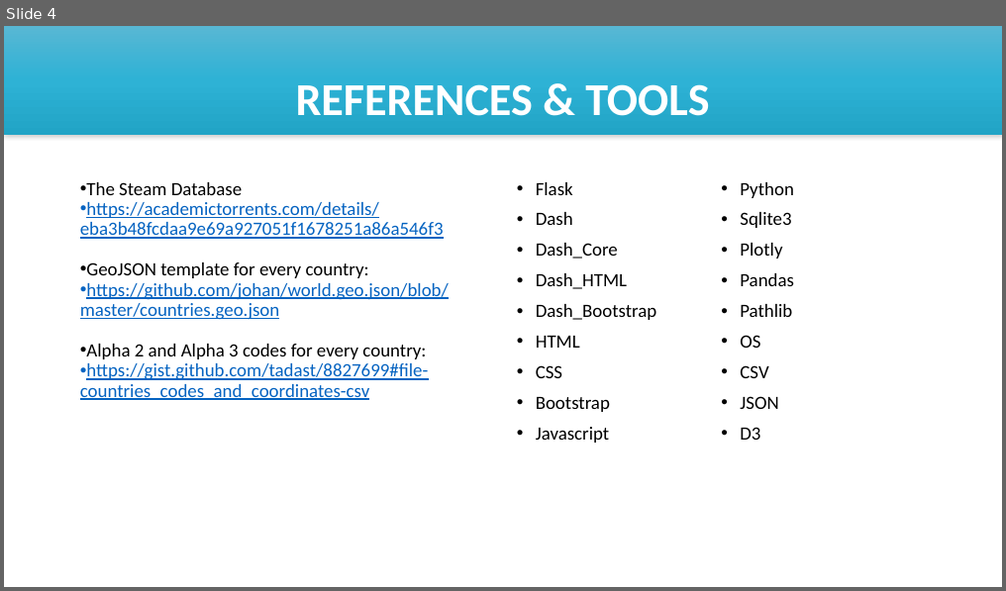
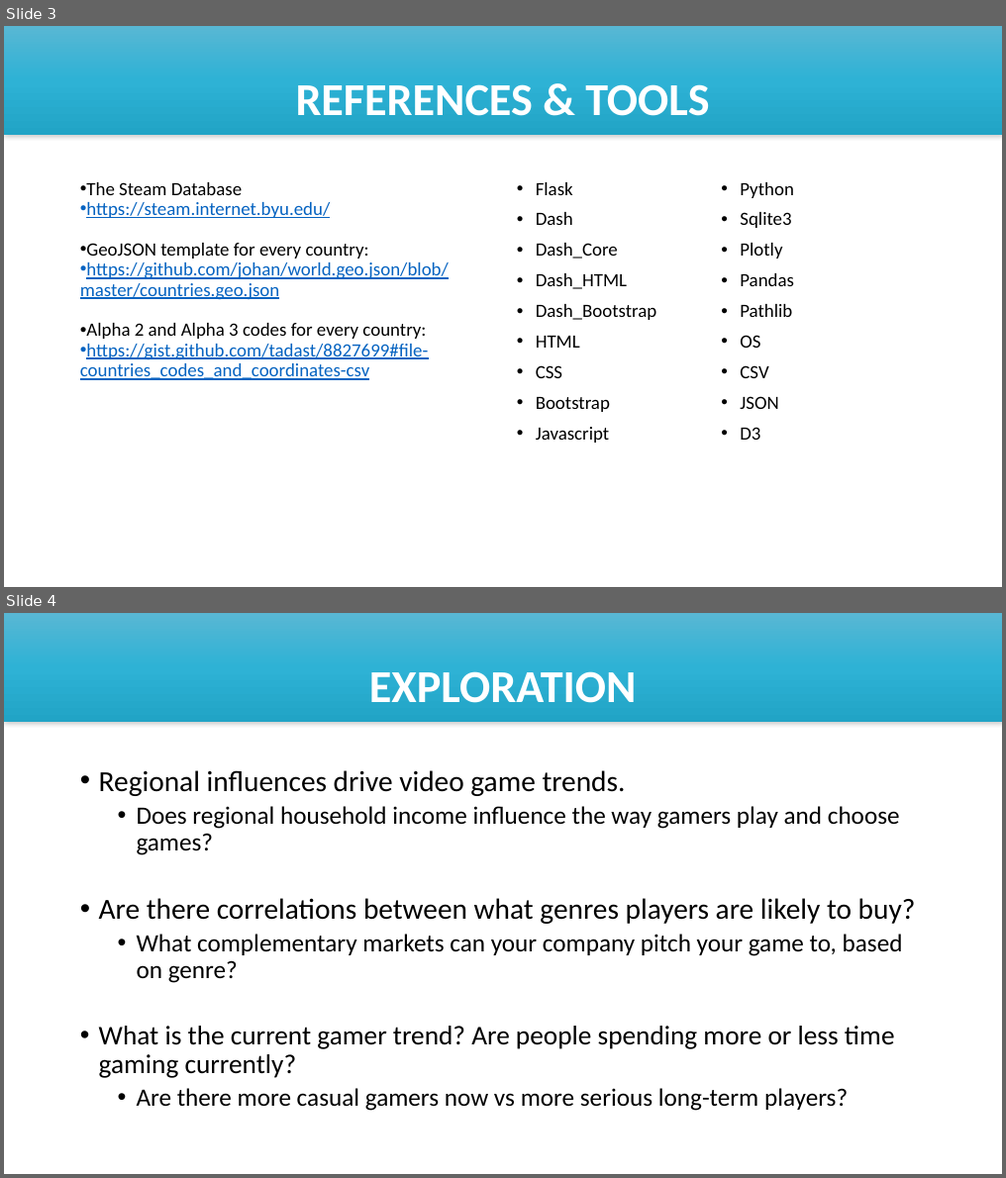
Before and after one commit to tritchlin/steam_analysis, a slide deck: STEAM ANALYSIS DASHBOARD.pptx. Shown one above the other, each under a label of ours: slide 4 before the commit, slides 3 and 4 after it. The pictures are 1006x591 and 1006x1178 pixels, drawn with LibreOffice and Linux fonts; fonts in the diff are those of the drawing. Boxes give left, top, right and bottom in pixels: in the first picture for what was removed or moved away, otherwise in the second. Text is boxed around its words. In the diff, an @@ line names an element or a change of style, - is before the commit and + after.

```diff
--- a/STEAM ANALYSIS DASHBOARD.pptx
+++ b/STEAM ANALYSIS DASHBOARD.pptx
@@ slide 4 added at (x1=4, y1=613, x2=1002, y2=1174), background #FFFFFF @@
@@ rectangle added at (x1=4, y1=613, x2=1002, y2=722), fill gradient #59B8D4 to #2EB3D6 to #21A4C6 @@
@@ text added at (x1=369, y1=671, x2=637, y2=703), 44 pt, text #FFFFFF, bold @@
+EXPLORATION
@@ text added at (x1=99, y1=770, x2=916, y2=1111), 24 pt, text #000000 @@
+• Regional influences drive video game trends.
+  • Does regional household income influence the way gamers play and choose games?
+• Are there correlations between what genres players are likely to buy?
+  • What complementary markets can your company pitch your game to, based on genre?
+• What is the current gamer trend? Are people spending more or less time gaming currently?
+  • Are there more casual gamers now vs more serious long-term players?
@@ what was slide 4 is now slide 3 @@
@@ slide 3 changed as well @@
@@ text at (x1=86, y1=202, x2=330, y2=218): text changed @@
-• https://academictorrents.com/details/eba3b48fcdaa9e69a927051f1678251a86a546f3
+• https://steam.internet.byu.edu/
```
Also in this commit, not shown: 3 other slides changed, 1 other slide added.
